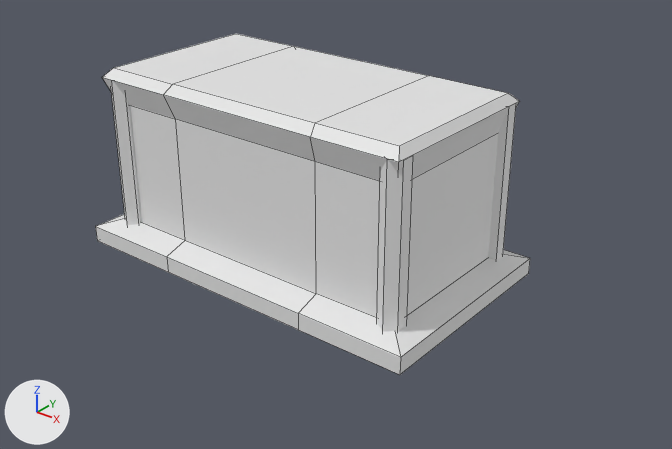
The FBX model Assets/Packages/polyperfect/Low Poly Ultimate Pack/M/- Meshes_M/Fantasy_M/altar.fbx, before and after one commit.
The view is the same before and after, from a 50 mm lens placed at (3.25, -3.77, 2.62), pointed at (0.22, 0.01, 0.28). Lighting does not change. The marker at lower left points along +X, +Y and +Z. Mesh edges are drawn as thin lines. Where no turn or scale is listed for an object, it has been applied to the vertices.

Names of what the first picture shows: 'altar'.
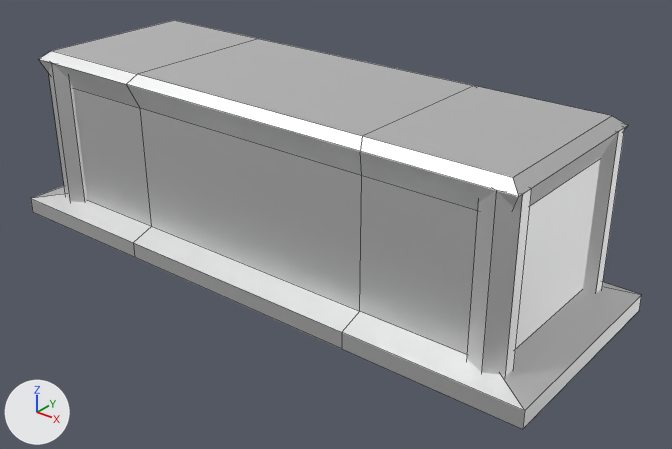
Changed parts and their boxes (x1, y1, x2, y2) in the pictures (672 x 449 px):
'altar', surface changed, mesh rescaled (white to grey, 40% wider, 20% taller)
    before: (95, 34, 530, 375)
    after: (31, 20, 641, 429)

The change in detail:
In material '19 GREY-MEDIUM' (mat_19_grey_medium), metallic goes from 0.0 to 1.0.
In material '26 RED-DARK' (mat_26_red_dark), metallic goes from 0.0 to 1.0.
me_altar has 96 vertices, 67 faces and spans x -1.15..1.15, y -0.65..0.65, z 0.0..1.1.
me_altar is used by ob_altar; location (0.0, 0.0, 0.0).
me_altar part 1: the whole mesh is scaled about its middle by (1.58, 1, 1).
